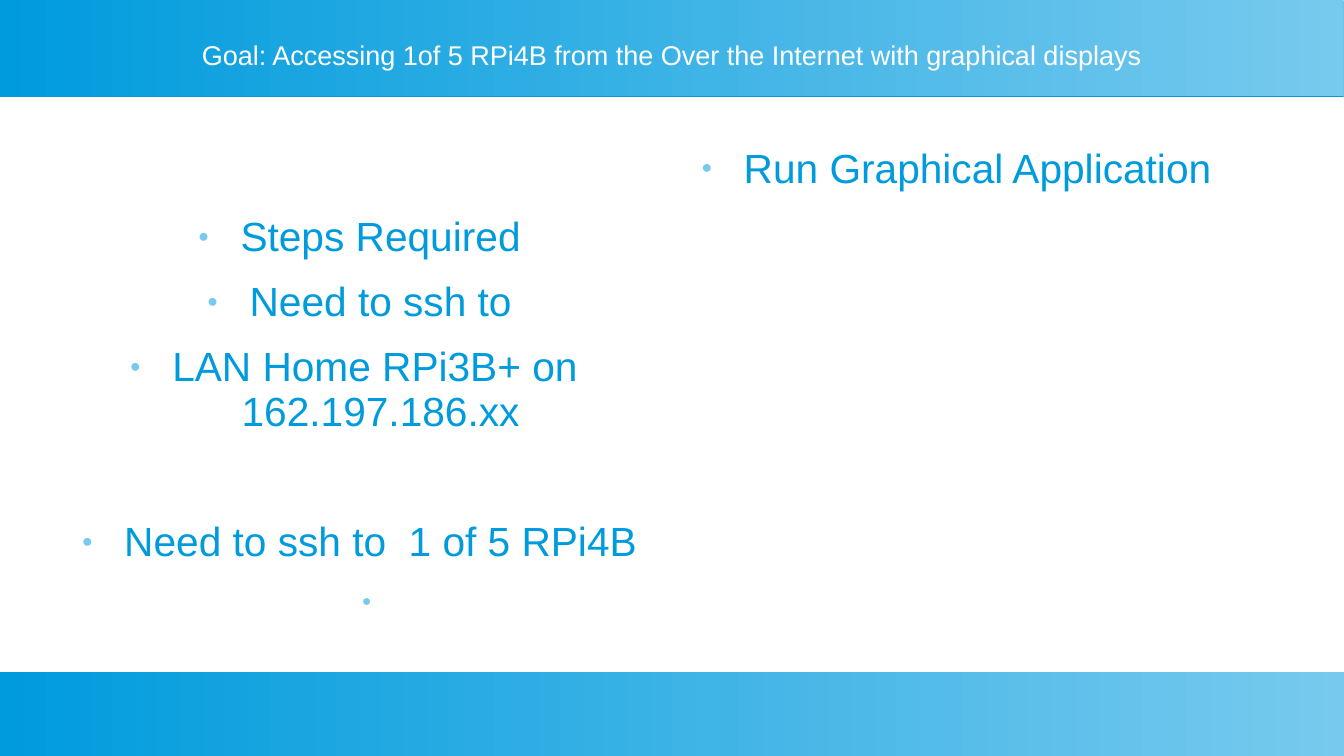
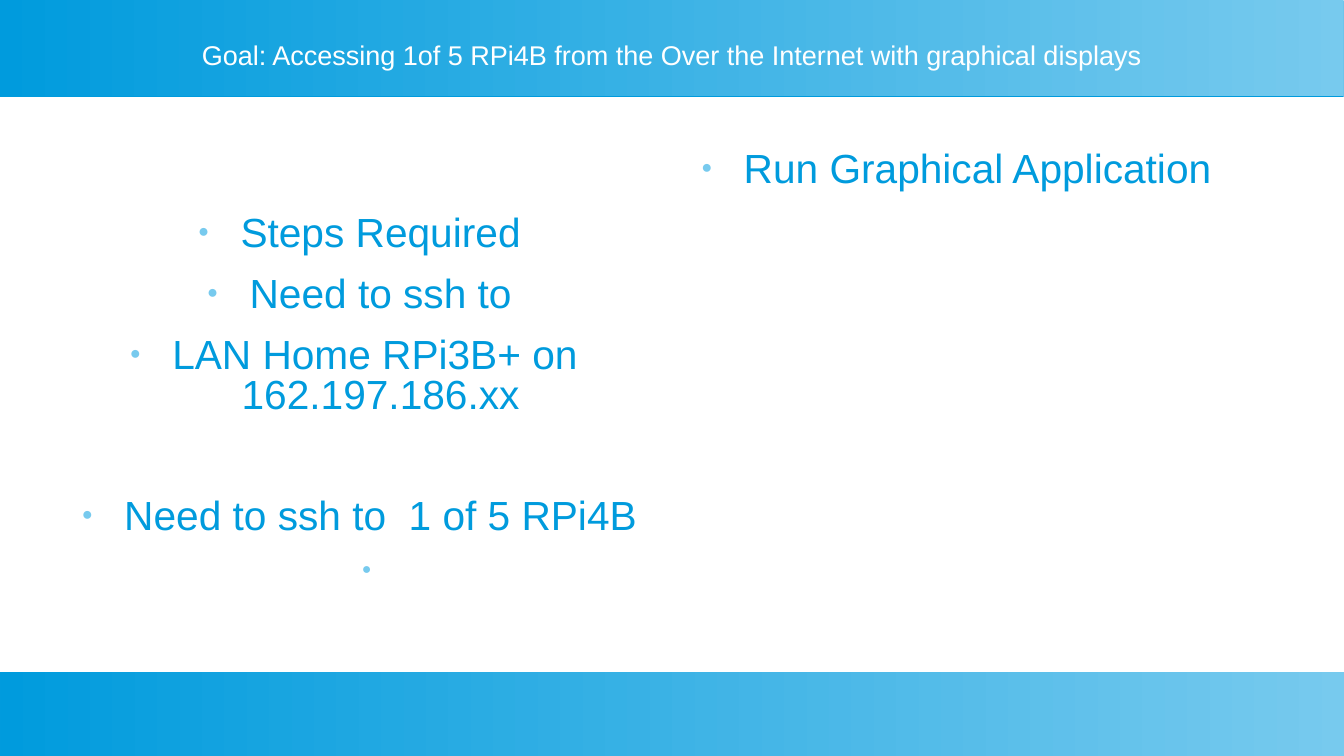
Before and after one commit to develone/shared-notes-pico_w-development, a slide deck: slide 10 of networking/xwindows-tmo.ppt. Drawn at 1344x756 pixels with LibreOffice and Linux fonts; fonts in the diff are those of the drawing. Boxes give left, top, right and bottom in pixels: in the first picture for what was removed or moved away, otherwise in the second. Text is boxed around its words. In the diff, an @@ line names an element or a change of style, - is before the commit and + after.

```diff
--- a/networking/xwindows-tmo.ppt
+++ b/networking/xwindows-tmo.ppt
@@ text "Steps Required" at (124, 217, 637, 531): line spacing 0.93 to 0.83 @@
```
Also in this commit, not shown: 1 other slide changed, 1 other file.
